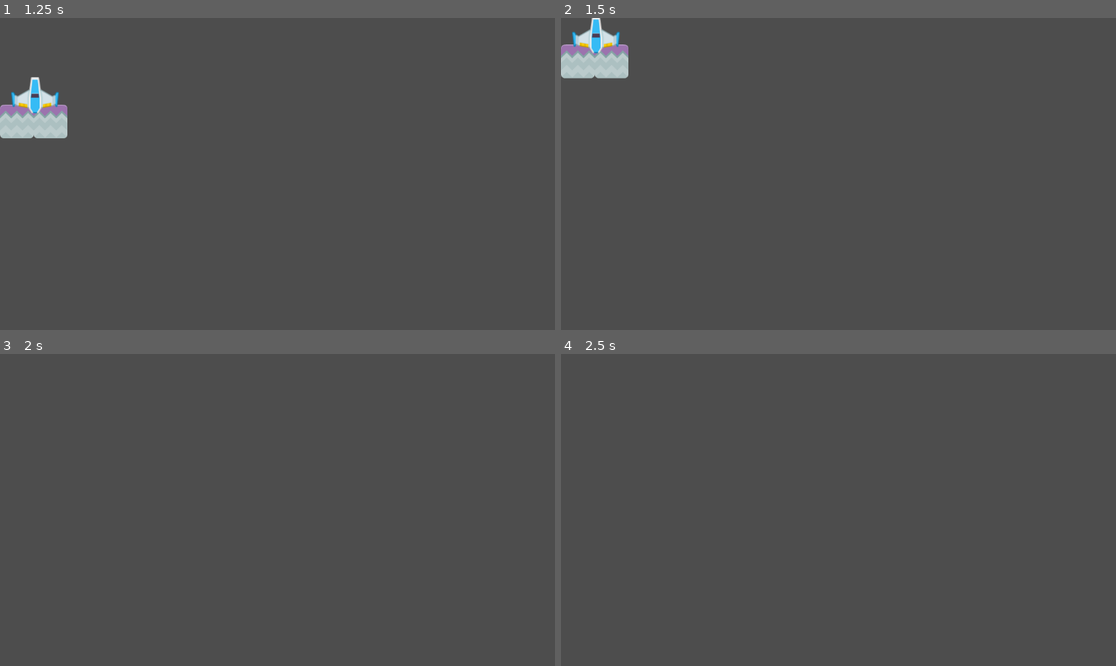
Above: before the commit, frames 1-4 (two rows, left to right).
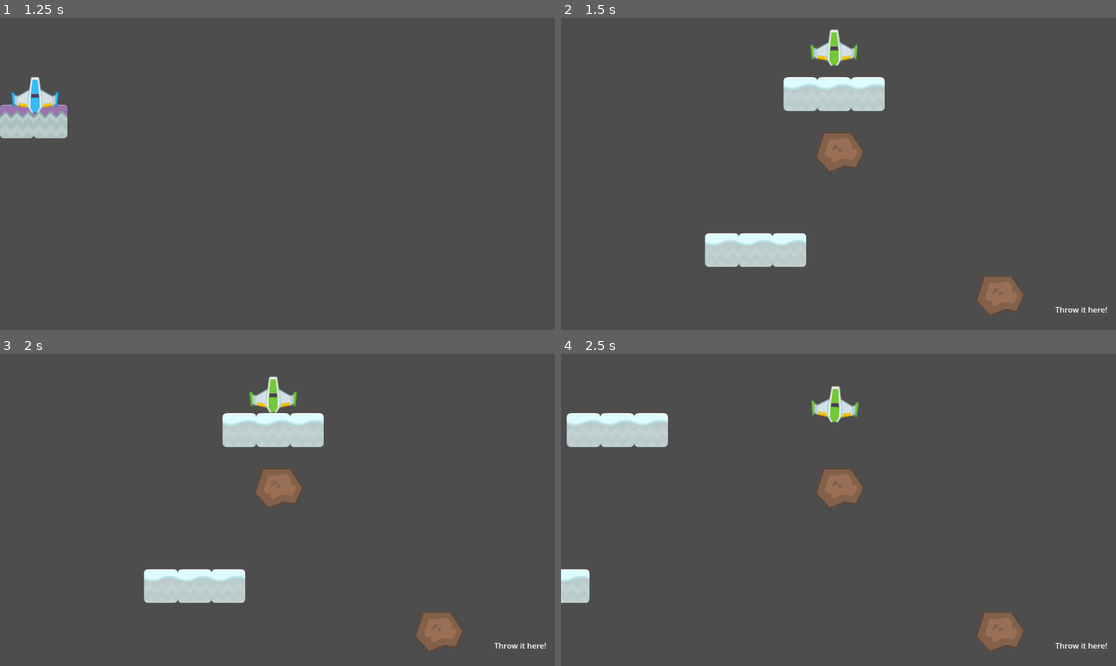
Above: after the commit, the same moments.

Repository: mmalkindi/gamedev-tutorial02
Game: Godot game, scene res://scenes/MainLevel.tscn
Two runs of this game, one before a commit and one after it. Both use one fixed random seed, a clock stepped at 60 frames per second and the inputs below.
Inputs:
- Up to frame 1 (1.25 s): hold Up (move_up) from 0.53 s (still down)
- Up to frame 2 (1.5 s): keep holding Up (move_up)
- Up to frame 3 (2 s): keep holding Up (move_up)
- Up to frame 4 (2.5 s): tap Enter at 2 s; release Up (move_up) at 2.03 s; hold Left (move_left) from 2.03 s (still down)

Frame 1 is identical in both runs. In frame 2, 7.8% of the frame differs, in the area x 0-99%, y 0-96%; in frame 3, 6.1%; in frame 4, 4.6%.

Commit message:
Add second level and end screen

Diff:
--- /dev/null
+++ b/scenes/GameEnd.tscn
@@ -0,0 +1,15 @@
+[gd_scene load_steps=2 format=3 uid="uid://b3xxtdymimqh4"]
+
+[sub_resource type="FontVariation" id="FontVariation_rmx0h"]
+variation_embolden = 1.0
+
+[node name="GameEnd" type="Node"]
+
+[node name="Label" type="Label" parent="."]
+offset_left = 440.0
+offset_top = 288.0
+offset_right = 726.0
+offset_bottom = 362.0
+theme_override_fonts/font = SubResource("FontVariation_rmx0h")
+theme_override_font_sizes/font_size = 54
+text = "YOU WON!"
--- /dev/null
+++ b/scenes/GreenShip.tscn
@@ -0,0 +1,15 @@
+[gd_scene load_steps=3 format=3 uid="uid://b7pi0117dcrvc"]
+
+[ext_resource type="Texture2D" uid="uid://3ruxfsvp87ub" path="res://assets/playerShip1_green.png" id="1_4bcae"]
+
+[sub_resource type="RectangleShape2D" id="1"]
+size = Vector2(100.011, 77.4256)
+
+[node name="GreenShip" type="RigidBody2D"]
+gravity_scale = 0.5
+
+[node name="Sprite" type="Sprite2D" parent="."]
+texture = ExtResource("1_4bcae")
+
+[node name="CollisionShape2D" type="CollisionShape2D" parent="."]
+shape = SubResource("1")
--- a/scenes/ObjectiveArea.gd
+++ b/scenes/ObjectiveArea.gd
@@ -2,4 +2,6 @@
 
 func _on_ObjectiveArea_body_entered(body: RigidBody2D):
 	if (body.name == "BlueShip"):
-		print("Reached objective!")
+		get_tree().change_scene_to_file("res://scenes/SecondLevel.tscn")
+	elif (body.name == "GreenShip"):
+		get_tree().change_scene_to_file("res://scenes/GameEnd.tscn")
--- /dev/null
+++ b/scenes/Obstacle.tscn
@@ -0,0 +1,17 @@
+[gd_scene load_steps=3 format=3 uid="uid://dyqoywt5x2uap"]
+
+[ext_resource type="Texture2D" uid="uid://cq5yn6ecuv8qf" path="res://assets/meteorBrown_big1.png" id="1_snkt1"]
+
+[sub_resource type="RectangleShape2D" id="RectangleShape2D_re773"]
+size = Vector2(20, 17.9099)
+
+[node name="Obstacle" type="StaticBody2D"]
+
+[node name="Sprite2D" type="Sprite2D" parent="."]
+texture = ExtResource("1_snkt1")
+
+[node name="CollisionShape2D" type="CollisionShape2D" parent="."]
+position = Vector2(0, 0.5)
+rotation = -3.14159
+scale = Vector2(5.09389, -4.52263)
+shape = SubResource("RectangleShape2D_re773")
--- /dev/null
+++ b/scenes/PlatformSideways.gd
@@ -0,0 +1,15 @@
+extends Node2D
+
+@export var speed = 1000
+
+# Called when the node enters the scene tree for the first time.
+func _ready():
+	print("Platform initialized")
+
+# Called every frame. 'delta' is the elapsed time since the previous frame.
+func _process(delta):
+	if Input.is_action_pressed("move_left"):
+		move_local_x(-speed * delta, false)
+
+	if Input.is_action_pressed("move_right"):
+		move_local_x(speed * delta, false)
--- /dev/null
+++ b/scenes/SecondLevel.tscn
@@ -0,0 +1,62 @@
+[gd_scene load_steps=7 format=3 uid="uid://dvdtmke5tjfft"]
+
+[ext_resource type="Script" path="res://scenes/PlatformSideways.gd" id="1_uiprw"]
+[ext_resource type="PackedScene" uid="uid://bd6et1f1hcmqh" path="res://scenes/SnowPlatform.tscn" id="2_sk6s7"]
+[ext_resource type="Script" path="res://scenes/ObjectiveArea.gd" id="3_tptp3"]
+[ext_resource type="PackedScene" uid="uid://b7pi0117dcrvc" path="res://scenes/GreenShip.tscn" id="4_clif0"]
+[ext_resource type="PackedScene" uid="uid://dyqoywt5x2uap" path="res://scenes/Obstacle.tscn" id="5_5prr5"]
+
+[sub_resource type="RectangleShape2D" id="RectangleShape2D_ll5j1"]
+size = Vector2(138.75, 79)
+
+[node name="Level2" type="Node"]
+
+[node name="PlatformWhite" type="Node2D" parent="."]
+position = Vector2(497, 158)
+script = ExtResource("1_uiprw")
+
+[node name="Snow" parent="PlatformWhite" instance=ExtResource("2_sk6s7")]
+
+[node name="Snow2" parent="PlatformWhite" instance=ExtResource("2_sk6s7")]
+position = Vector2(70, 0)
+
+[node name="Snow3" parent="PlatformWhite" instance=ExtResource("2_sk6s7")]
+position = Vector2(140, 0)
+
+[node name="ObjectiveArea" type="Area2D" parent="."]
+script = ExtResource("3_tptp3")
+
+[node name="CollisionShape2D" type="CollisionShape2D" parent="ObjectiveArea"]
+position = Vector2(1079, 608)
+shape = SubResource("RectangleShape2D_ll5j1")
+
+[node name="GreenShip" parent="." instance=ExtResource("4_clif0")]
+position = Vector2(567, 58)
+
+[node name="Obstacle" parent="." instance=ExtResource("5_5prr5")]
+position = Vector2(579, 279)
+
+[node name="PlatformWhite2" type="Node2D" parent="."]
+position = Vector2(334, 482)
+script = ExtResource("1_uiprw")
+
+[node name="Snow" parent="PlatformWhite2" instance=ExtResource("2_sk6s7")]
+
+[node name="Snow2" parent="PlatformWhite2" instance=ExtResource("2_sk6s7")]
+position = Vector2(70, 0)
+
+[node name="Snow3" parent="PlatformWhite2" instance=ExtResource("2_sk6s7")]
+position = Vector2(140, 0)
+
+[node name="Obstacle2" parent="." instance=ExtResource("5_5prr5")]
+position = Vector2(912, 577)
+
+[node name="Label" type="Label" parent="."]
+offset_left = 1026.0
+offset_top = 594.0
+offset_right = 1134.0
+offset_bottom = 617.0
+theme_override_font_sizes/font_size = 0
+text = "Throw it here!"
+
+[connection signal="body_entered" from="ObjectiveArea" to="ObjectiveArea" method="_on_ObjectiveArea_body_entered"]
--- /dev/null
+++ b/scenes/SnowPlatform.tscn
@@ -0,0 +1,14 @@
+[gd_scene load_steps=3 format=3 uid="uid://bd6et1f1hcmqh"]
+
+[ext_resource type="Texture2D" uid="uid://cbwgix0inp3tk" path="res://assets/snow.png" id="1_wyjsb"]
+
+[sub_resource type="RectangleShape2D" id="2"]
+size = Vector2(70.8416, 70.5898)
+
+[node name="SnowPlatform" type="StaticBody2D"]
+
+[node name="Sprite2D" type="Sprite2D" parent="."]
+texture = ExtResource("1_wyjsb")
+
+[node name="CollisionShape2D" type="CollisionShape2D" parent="."]
+shape = SubResource("2")
